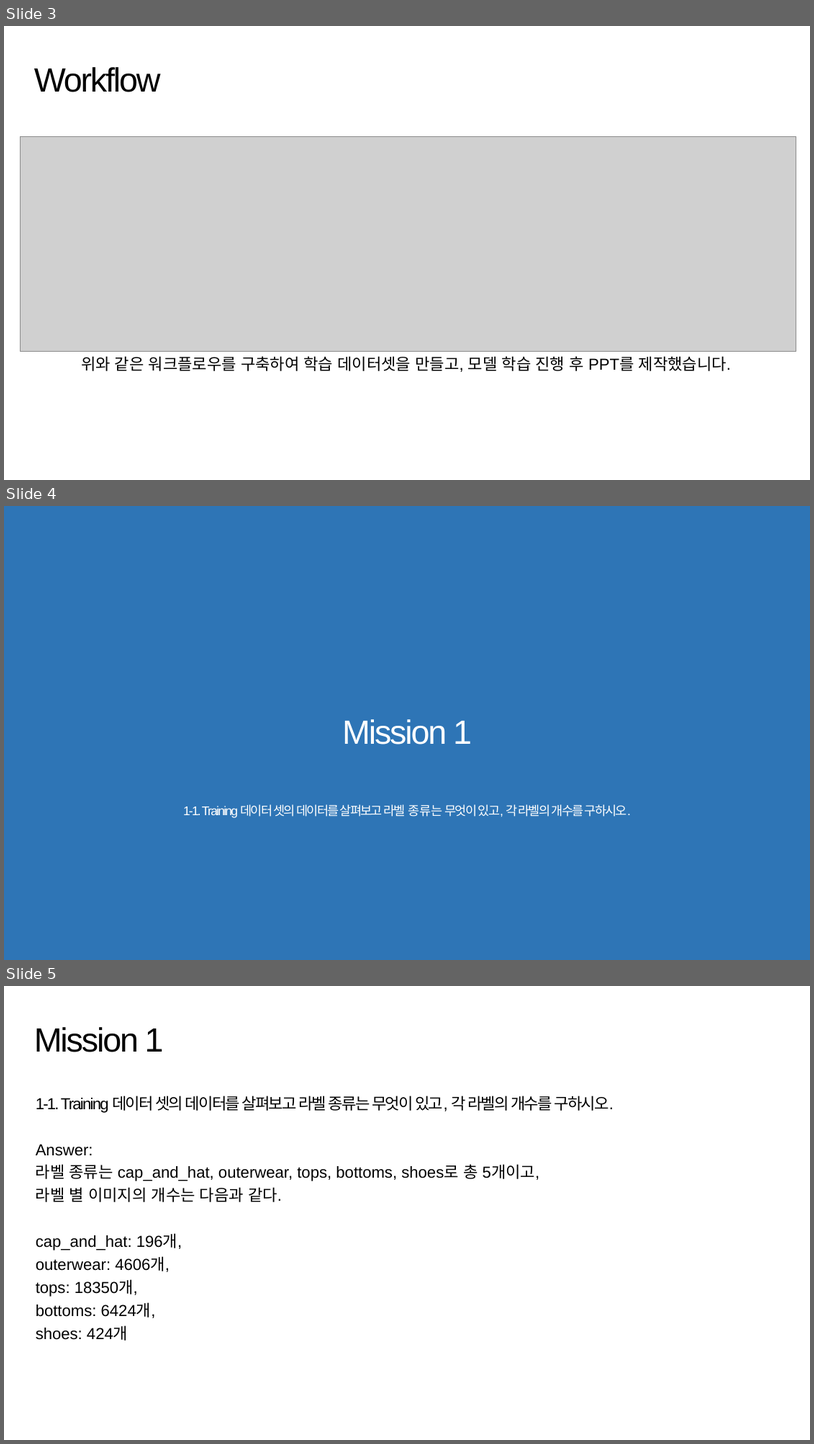
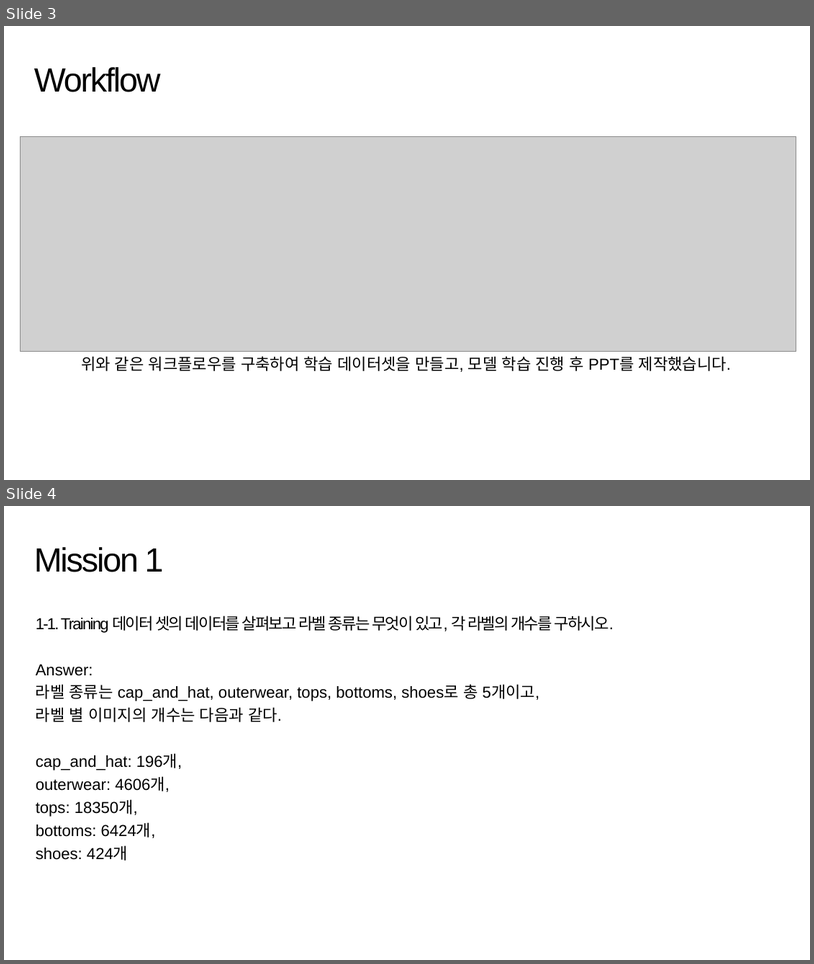
Before and after one commit to suk-6/22-dcc, a slide deck: 춘식이 발표자료.pptx. Shown one above the other, each under a label of ours: slides 3, 4 and 5 before the commit, slides 3 and 4 after it. The pictures are 814x1444 and 814x964 pixels, drawn with LibreOffice and Linux fonts; fonts in the diff are those of the drawing; grey boxes stand for pictures; background and template pictures are left out. Boxes give left, top, right and bottom in pixels: in the first picture for what was removed or moved away, otherwise in the second. Text is boxed around its words. In the diff, an @@ line names an element or a change of style, - is before the commit and + after.

```diff
--- a/춘식이 발표자료.pptx
+++ b/춘식이 발표자료.pptx
@@ slide 4 removed at <box>4,506,810,960</box>, background #2E75B6 @@
@@ title removed at <box>342,719,472,744</box> @@
-Mission 1
@@ text removed at <box>183,804,631,818</box> @@
-1-1. Training 데이터 셋의 데이터를 살펴보고 라벨 종류는 무엇이 있고, 각 라벨의 개수를 구하시오.
@@ what was slide 5 is now slide 4 @@
```
Also in this commit, not shown: 2 slides changed, 1 other slide removed.
